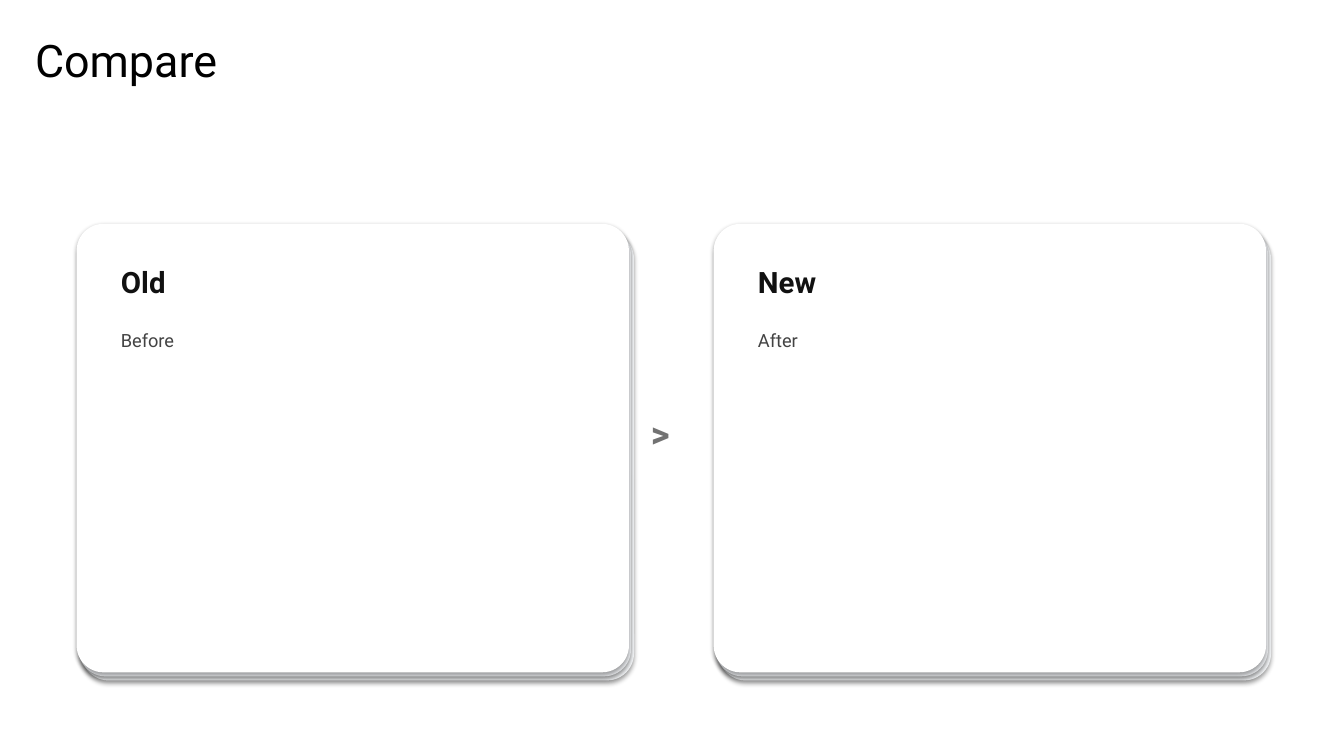
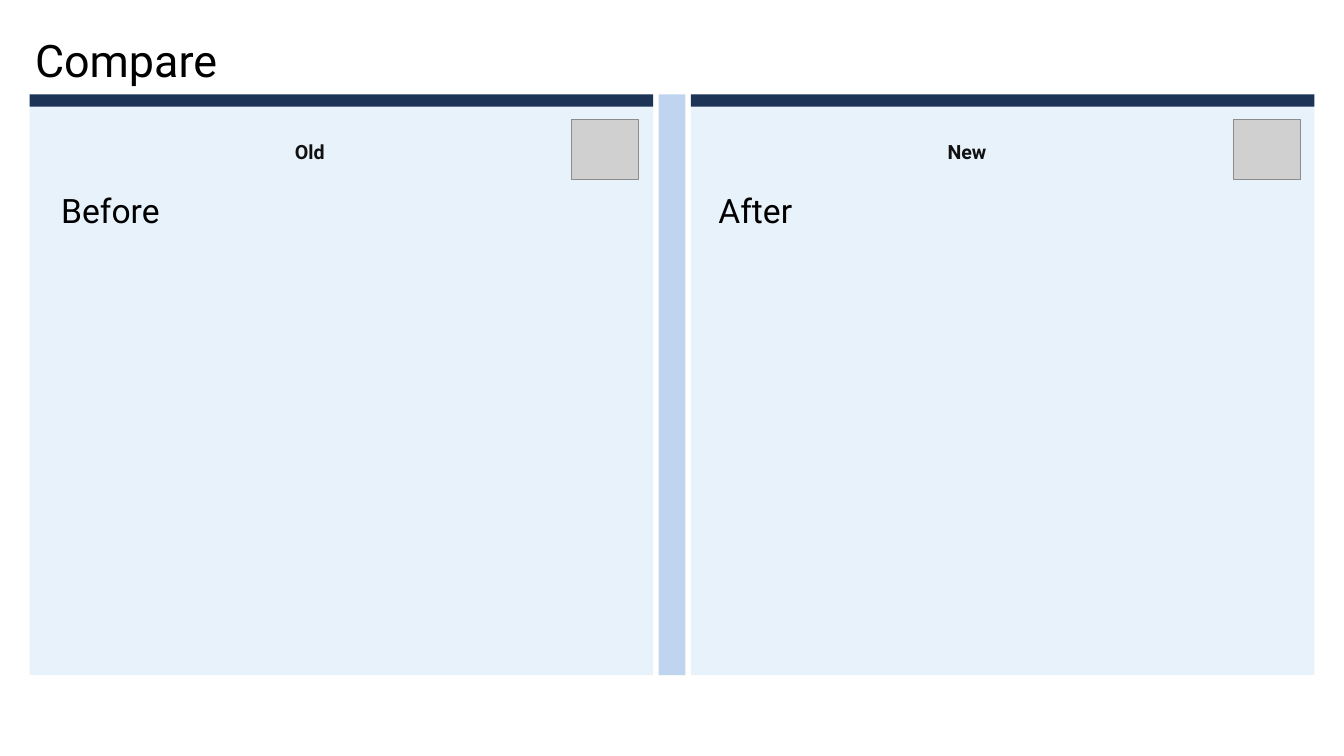
Before and after one commit to ymuichiro/pptx-parser-for-ai, a slide deck: slide 6 of examples/review/sample-deck.generated.pptx. Drawn at 1344x756 pixels with LibreOffice and Linux fonts; fonts in the diff are those of the drawing; grey boxes stand for pictures. Boxes give left, top, right and bottom in pixels: in the first picture for what was removed or moved away, otherwise in the second. Text is boxed around its words. In the diff, an @@ line names an element or a change of style, - is before the commit and + after.

```diff
--- a/examples/review/sample-deck.generated.pptx
+++ b/examples/review/sample-deck.generated.pptx
@@ rectangle added at box(29, 95, 653, 676), fill #E8F2FB @@
@@ rectangle added at box(29, 95, 653, 107), fill #1C3557 @@
@@ rectangle added at box(658, 95, 686, 676), fill #BFD4EF @@
@@ rectangle added at box(691, 95, 1315, 676), fill #E8F2FB @@
@@ rectangle added at box(691, 95, 1315, 107), fill #1C3557 @@
@@ text "Old" at box(295, 144, 325, 160): size 21 to 14 pt; alignment left to centre; more space between paragraphs; vertical alignment top to middle @@
@@ text "Old": place and size @@
-text "Old" at box(121, 271, 166, 294)
+text "Old" at box(295, 144, 325, 160)
@@ picture added at box(572, 120, 639, 180) @@
@@ text "New": place and size @@
-text "New" at box(758, 272, 816, 294)
+text "New" at box(948, 145, 987, 159)
@@ text "New" at box(948, 145, 987, 159): size 21 to 14 pt; alignment left to centre; more space between paragraphs; vertical alignment top to middle @@
@@ picture added at box(1234, 120, 1302, 180) @@
@@ text "Before": place and size @@
-text "Before" at box(121, 333, 174, 347)
+text "Before" at box(61, 197, 159, 224)
@@ text "Before" at box(61, 197, 159, 224): size 13 to 24 pt, text colour #434343 to #000000; indent changed; more space between paragraphs @@
@@ text "After" at box(718, 197, 792, 224): size 13 to 24 pt, text colour #434343 to #000000; indent changed; more space between paragraphs @@
@@ text "After": place and size @@
-text "After" at box(758, 333, 798, 347)
+text "After" at box(718, 197, 792, 224)
@@ rounded rectangle removed at box(77, 224, 629, 673) @@
@@ rounded rectangle removed at box(79, 228, 631, 677) @@
@@ rounded rectangle removed at box(82, 232, 634, 681) @@
@@ rounded rectangle removed at box(714, 224, 1266, 673) @@
@@ rounded rectangle removed at box(716, 228, 1268, 677) @@
@@ rounded rectangle removed at box(719, 232, 1271, 681) @@
@@ text removed at box(639, 413, 682, 454) @@
->
```
Also in this commit, not shown: 8 other slides changed, 3 slides added, 3 slides removed, 56 other files.
